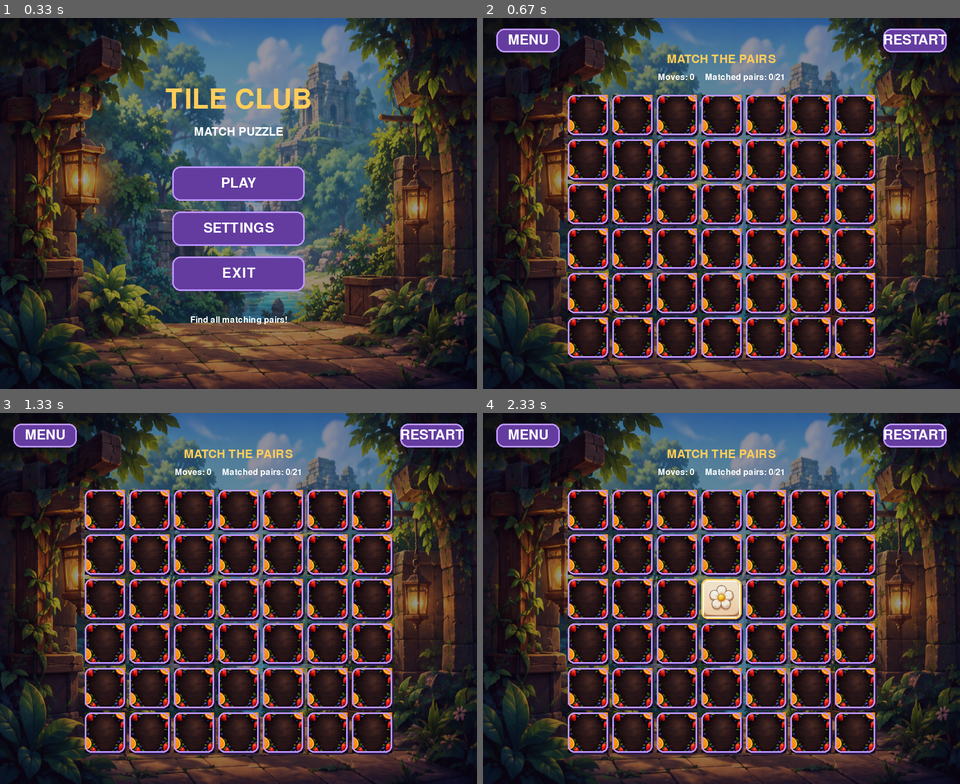
Above: before the commit, frames 1-4 (two rows, left to right).
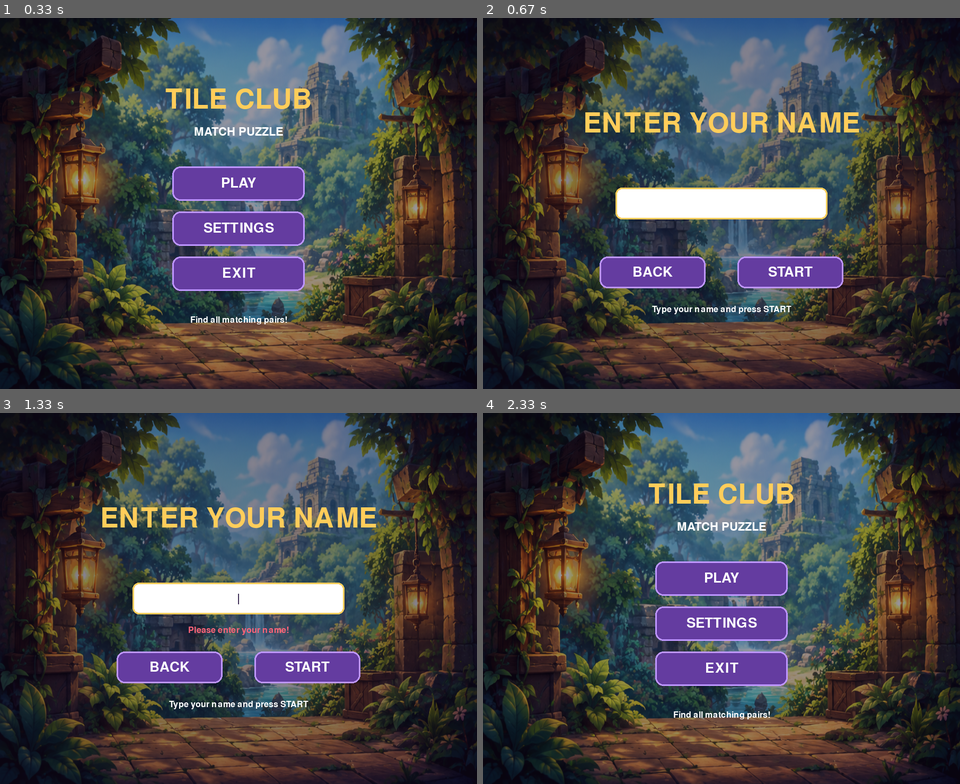
Above: after the commit, the same moments.

Repository: amiralimii/The-Club-PyGame
Game: pygame game, started from Main_code.py
Same seed, same stepped clock (60 frames per second), same inputs: the game is played once before the commit and once after it.
Inputs (mouse positions are in pixels of both pictures, inside the frame that each line leads up to):
- Up to frame 1 (0.33 s): no input
- Up to frame 2 (0.67 s): click "PLAY" at 0.38 s
- Up to frame 3 (1.33 s): press the mouse at (305, 668) at 0.7 s; move the mouse to (290, 672) at 0.8 s; release the mouse at (276, 676) at 0.93 s; tap Enter at 1 s
- Up to frame 4 (2.33 s): press the mouse at (721, 598) at 1.37 s; move the mouse to (697, 628) at 1.47 s; release the mouse at (673, 657) at 1.6 s; press the mouse at (654, 668) at 2.25 s

Frame 1 is identical in both runs. In frame 2, 42% of the frame differs, in the area x 2-98%, y 2-93%; in frame 3, 42%; in frame 4, 43%.

Commit message:
gif and player name was added

Diff:
--- a/Main_code.py
+++ b/Main_code.py
@@ -2,11 +2,9 @@
 import random
 import pygame
 pygame.init()
-
 WIDTH = 900
 HEIGHT = 700
 FPS = 60
-
 screen = pygame.display.set_mode((WIDTH, HEIGHT))
 pygame.display.set_caption("Tile Club - Match Puzzle")
 clock = pygame.time.Clock()
@@ -42,12 +40,10 @@
         print(f"Could not load image: {path}")
         print(error)
         return None
-background = load_image(
-    os.path.join(IMAGES_DIR, "background.png")
-)
-card_back = load_image(
-    os.path.join(TILES_DIR, "card_back.png")
-)
+
+background = load_image(os.path.join(IMAGES_DIR, "background.png"))
+card_back = load_image(os.path.join(TILES_DIR, "card_back.png"))
+
 TILE_FILES = [
     "tile_strawberry.png",
     "tile_grapes.png",
@@ -77,7 +73,6 @@
 for tile_id, filename in enumerate(TILE_FILES):
     image_path = os.path.join(TILES_DIR, filename)
     image = load_image(image_path)
-
     if image is not None:
         tile_images[tile_id] = image
 
@@ -85,24 +80,30 @@
 AUDIO_AVAILABLE = False
 music_enabled = False
 music_volume = 0.25
+
 try:
     if pygame.mixer.get_init() is None:
         pygame.mixer.init()
     AUDIO_AVAILABLE = True
 except pygame.error as error:
     print("Audio is unavailable:", error)
+
 def toggle_music():
     global music_enabled
+
     if not AUDIO_AVAILABLE:
         print("Audio is unavailable on this system.")
         return
+
     if music_enabled:
         pygame.mixer.music.stop()
         music_enabled = False
         return
+
     if not os.path.isfile(MUSIC_PATH):
         print("Music file not found:", MUSIC_PATH)
         return
+
     try:
         pygame.mixer.music.load(MUSIC_PATH)
         pygame.mixer.music.set_volume(music_volume)
@@ -111,45 +112,56 @@
     except pygame.error as error:
         music_enabled = False
         print("Music error:", error)
+
 def change_volume(value):
     global music_volume
     music_volume = max(0.0, min(1.0, value))
+
     if AUDIO_AVAILABLE:
         pygame.mixer.music.set_volume(music_volume)
+
 def draw_background():
     if background is not None:
-        image = pygame.transform.smoothscale(
-            background, (WIDTH, HEIGHT)
-        )
+        image = pygame.transform.smoothscale(background, (WIDTH, HEIGHT))
         screen.blit(image, (0, 0))
     else:
         screen.fill(BACKGROUND_COLOR)
+
 def draw_center_text(text, y, text_font, color=WHITE):
     surface = text_font.render(text, True, color)
     rect = surface.get_rect(center=(WIDTH // 2, y))
     screen.blit(surface, rect)
+
 def draw_button(rect, text, selected=False):
     color = GOLD if selected else PURPLE
     text_color = DARK_PURPLE if selected else WHITE
-    pygame.draw.rect(
-        screen, color, rect, border_radius=15
-    )
-    pygame.draw.rect(
-        screen, LIGHT_PURPLE, rect,
-        width=3, border_radius=15
-    )
+
+    pygame.draw.rect(screen, color, rect, border_radius=15)
+    pygame.draw.rect(screen, LIGHT_PURPLE, rect, width=3, border_radius=15)
+
     label = button_font.render(text, True, text_color)
     screen.blit(label, label.get_rect(center=rect.center))
+
 current_page = "menu"
+player_name = ""
+name_input = ""
+name_error = ""
+
 play_rect = pygame.Rect(325, 280, 250, 65)
 settings_rect = pygame.Rect(325, 365, 250, 65)
 exit_rect = pygame.Rect(325, 450, 250, 65)
 music_button_rect = pygame.Rect(300, 300, 300, 60)
 back_settings_rect = pygame.Rect(325, 480, 250, 60)
+back_name_rect = pygame.Rect(220, 450, 200, 60)
+start_game_rect = pygame.Rect(480, 450, 200, 60)
 back_game_rect = pygame.Rect(25, 20, 120, 45)
 restart_rect = pygame.Rect(755, 20, 120, 45)
 slider_rect = pygame.Rect(300, 410, 300, 10)
+name_input_rect = pygame.Rect(250, 320, 400, 60)
+
 slider_dragging = False
+name_input_active = True
+
 COLS = 7
 ROWS = 6
 CARD_SIZE = 76
@@ -158,6 +170,7 @@
 GRID_HEIGHT = ROWS * CARD_SIZE + (ROWS - 1) * GAP
 GRID_X = (WIDTH - GRID_WIDTH) // 2
 GRID_Y = 145
+
 cards = []
 first_card = None
 second_card = None
@@ -166,15 +179,19 @@
 game_over = False
 win_message = ""
 hide_timer = 0
+
 def create_deck():
     global cards
-    available_ids = list(tile_images.keys())
-    available_ids = available_ids[:21]
+
+    available_ids = list(tile_images.keys())[:21]
+
     if not available_ids:
         available_ids = list(range(21))
+
     deck = available_ids * 2
     random.shuffle(deck)
     cards = []
+
     for tile_id in deck:
         cards.append({
             "id": tile_id,
@@ -182,24 +199,21 @@
             "matched": False,
             "rect": pygame.Rect(0, 0, CARD_SIZE, CARD_SIZE),
         })
+
     position_cards()
+
 def position_cards():
     for index, card in enumerate(cards):
         row = index // COLS
         col = index % COLS
         x = GRID_X + col * (CARD_SIZE + GAP)
         y = GRID_Y + row * (CARD_SIZE + GAP)
-        card["rect"] = pygame.Rect(
-            x, y, CARD_SIZE, CARD_SIZE
-        )
+        card["rect"] = pygame.Rect(x, y, CARD_SIZE, CARD_SIZE)
+
 def restart_game():
-    global first_card
-    global second_card
-    global matched_pairs
-    global moves
-    global game_over
-    global win_message
-    global hide_timer
+    global first_card, second_card, matched_pairs
+    global moves, game_over, win_message, hide_timer
+
     first_card = None
     second_card = None
     matched_pairs = 0
@@ -207,124 +221,112 @@
     game_over = False
     win_message = ""
     hide_timer = 0
+
     create_deck()
+
 def draw_card(card):
     rect = card["rect"]
     shadow_rect = rect.move(3, 4)
-    pygame.draw.rect(
-        screen,
-        DARK_PURPLE,
-        shadow_rect,
-        border_radius=12,
-    )
+
+    pygame.draw.rect(screen, DARK_PURPLE, shadow_rect, border_radius=12)
+
     if card["revealed"] or card["matched"]:
-        pygame.draw.rect(
-            screen,
-            WHITE,
-            rect,
-            border_radius=12,
-        )
+        pygame.draw.rect(screen, WHITE, rect, border_radius=12)
+
         image = tile_images.get(card["id"])
+
         if image is not None:
             picture = pygame.transform.smoothscale(
-                image,
-                (CARD_SIZE - 10, CARD_SIZE - 10),
+                image, (CARD_SIZE - 10, CARD_SIZE - 10)
             )
-            screen.blit(
-                picture,
-                (rect.x + 5, rect.y + 5),
-            )
+            screen.blit(picture, (rect.x + 5, rect.y + 5))
         else:
-            label = font.render(
-                str(card["id"] + 1), True, DARK_PURPLE
-            )
-            screen.blit(
-                label,
-                label.get_rect(center=rect.center),
-            )
+            label = font.render(str(card["id"] + 1), True, DARK_PURPLE)
+            screen.blit(label, label.get_rect(center=rect.center))
+
         border_color = GREEN if card["matched"] else GOLD
     else:
         if card_back is not None:
             picture = pygame.transform.smoothscale(
-                card_back,
-                (CARD_SIZE, CARD_SIZE),
+                card_back, (CARD_SIZE, CARD_SIZE)
             )
             screen.blit(picture, rect.topleft)
         else:
-            pygame.draw.rect(
-                screen,
-                PURPLE,
-                rect,
-                border_radius=12,
-            )
-            pygame.draw.circle(
-                screen,
-                GOLD,
-                rect.center,
-                13,
-                width=3,
-            )
+            pygame.draw.rect(screen, PURPLE, rect, border_radius=12)
+            pygame.draw.circle(screen, GOLD, rect.center, 13, width=3)
+
         border_color = LIGHT_PURPLE
+
+    pygame.draw.rect(
+        screen, border_color, rect, width=3, border_radius=12
+    )
+
+def draw_menu():
+    draw_background()
+
+    overlay = pygame.Surface((WIDTH, HEIGHT), pygame.SRCALPHA)
+    overlay.fill((20, 10, 35, 110))
+    screen.blit(overlay, (0, 0))
+
+    draw_center_text("TILE CLUB", 155, title_font, GOLD)
+    draw_center_text("MATCH PUZZLE", 215, font, WHITE)
+
+    draw_button(play_rect, "PLAY")
+    draw_button(settings_rect, "SETTINGS")
+    draw_button(exit_rect, "EXIT")
+
+    draw_center_text("Find all matching pairs!", 570, small_font, WHITE)
+
+def draw_name_page():
+    draw_background()
+
+    overlay = pygame.Surface((WIDTH, HEIGHT), pygame.SRCALPHA)
+    overlay.fill((20, 10, 35, 130))
+    screen.blit(overlay, (0, 0))
+
+    draw_center_text("ENTER YOUR NAME", 200, title_font, GOLD)
+
+    pygame.draw.rect(screen, WHITE, name_input_rect, border_radius=12)
     pygame.draw.rect(
         screen,
-        border_color,
-        rect,
+        GOLD if name_input_active else LIGHT_PURPLE,
+        name_input_rect,
         width=3,
         border_radius=12,
     )
-def draw_menu():
-    draw_background()
-    overlay = pygame.Surface((WIDTH, HEIGHT), pygame.SRCALPHA)
-    overlay.fill((20, 10, 35, 110))
-    screen.blit(overlay, (0, 0))
-    draw_center_text(
-        "TILE CLUB",
-        155,
-        title_font,
-        GOLD,
-    )
-    draw_center_text(
-        "MATCH PUZZLE",
-        215,
-        font,
-        WHITE,
-    )
-    draw_button(play_rect, "PLAY")
-    draw_button(settings_rect, "SETTINGS")
-    draw_button(exit_rect, "EXIT")
-    draw_center_text(
-        "Find all matching pairs!",
-        570,
-        small_font,
-        WHITE,
-    )
+
+    displayed_name = name_input
+
+    if name_input_active and pygame.time.get_ticks() % 1000 < 500:
+        displayed_name += "|"
+
+    name_surface = font.render(displayed_name, True, DARK_PURPLE)
+    screen.blit(name_surface, name_surface.get_rect(center=name_input_rect.center))
+
+    draw_button(back_name_rect, "BACK")
+    draw_button(start_game_rect, "START")
+
+    if name_error:
+        draw_center_text(name_error, 410, small_font, RED)
+
+    draw_center_text("Type your name and press START", 550, small_font, WHITE)
+
 def draw_settings():
     draw_background()
+
     overlay = pygame.Surface((WIDTH, HEIGHT), pygame.SRCALPHA)
     overlay.fill((20, 10, 35, 130))
     screen.blit(overlay, (0, 0))
-    draw_center_text(
-        "SETTINGS",
-        175,
-        title_font,
-        GOLD,
-    )
-    music_text = (
-        "MUSIC: ON" if music_enabled else "MUSIC: OFF"
-    )
+
+    draw_center_text("SETTINGS", 175, title_font, GOLD)
+
+    music_text = "MUSIC: ON" if music_enabled else "MUSIC: OFF"
     draw_button(music_button_rect, music_text)
-    draw_center_text(
-        "Music Volume",
-        385,
-        font,
-        WHITE,
-    )
-    pygame.draw.rect(
-        screen,
-        GRAY,
-        slider_rect,
-        border_radius=6,
-    )
+
+    draw_center_text("Music Volume", 385, font, WHITE)
+
+    pygame.draw.rect(screen, GRAY, slider_rect, border_radius=6)
+
     filled_width = int(slider_rect.width * music_volume)
     filled_rect = pygame.Rect(
         slider_rect.x,
@@ -332,136 +334,154 @@
         filled_width,
         slider_rect.height,
     )
-    pygame.draw.rect(
-        screen,
-        GOLD,
-        filled_rect,
-        border_radius=6,
-    )
-    knob_x = slider_rect.x + int(
-        slider_rect.width * music_volume
-    )
-    pygame.draw.circle(
-        screen,
-        WHITE,
-        (knob_x, slider_rect.centery),
-        13,
-    )
+    pygame.draw.rect(screen, GOLD, filled_rect, border_radius=6)
+
+    knob_x = slider_rect.x + int(slider_rect.width * music_volume)
+    pygame.draw.circle(screen, WHITE, (knob_x, slider_rect.centery), 13)
+
     volume_percent = int(music_volume * 100)
+    draw_center_text(f"{volume_percent}%", 445, small_font, WHITE)
+    draw_button(back_settings_rect, "BACK")
+
+def update_volume_from_mouse(mouse_x):
+    value = (mouse_x - slider_rect.x) / slider_rect.width
+    change_volume(value)
+
+def draw_game():
+    draw_background()
+
+    overlay = pygame.Surface((WIDTH, HEIGHT), pygame.SRCALPHA)
+    overlay.fill((20, 10, 35, 115))
+    screen.blit(overlay, (0, 0))
+
+    draw_button(back_game_rect, "MENU")
+    draw_button(restart_rect, "RESTART")
+
+    draw_center_text("MATCH THE PAIRS", 78, font, GOLD)
     draw_center_text(
-        f"{volume_percent}%",
-        445,
+        f"Player: {player_name}",
+        105,
         small_font,
         WHITE,
     )
-    draw_button(back_settings_rect, "BACK")
-def update_volume_from_mouse(mouse_x):
-    value = (
-        mouse_x - slider_rect.x
-    ) / slider_rect.width
-    change_volume(value)
-def draw_game():
-    draw_background()
-    overlay = pygame.Surface((WIDTH, HEIGHT), pygame.SRCALPHA)
-    overlay.fill((20, 10, 35, 115))
-    screen.blit(overlay, (0, 0))
-    draw_button(back_game_rect, "MENU")
-    draw_button(restart_rect, "RESTART")
     draw_center_text(
-        "MATCH THE PAIRS",
-        78,
-        font,
-        GOLD,
-    )
-    status = f"Moves: {moves}     Matched pairs: {matched_pairs}/21"
-    draw_center_text(
-        status,
-        112,
+        f"Moves: {moves}     Matched pairs: {matched_pairs}/21",
+        130,
         small_font,
         WHITE,
     )
+
     for card in cards:
         draw_card(card)
+
     if game_over:
         panel = pygame.Rect(220, 285, 460, 130)
+
+        pygame.draw.rect(screen, DARK_PURPLE, panel, border_radius=20)
         pygame.draw.rect(
-            screen,
-            DARK_PURPLE,
-            panel,
-            border_radius=20,
+            screen, GOLD, panel, width=3, border_radius=20
         )
-        pygame.draw.rect(
-            screen,
-            GOLD,
-            panel,
-            width=3,
-            border_radius=20,
-        )
-        draw_center_text(
-            win_message,
-            330,
-            title_font,
-            GOLD,
-        )
-        draw_center_text(
-            f"Total moves: {moves}",
-            375,
-            font,
-            WHITE,
-        )
+
+        draw_center_text(win_message, 330, title_font, GOLD)
+        draw_center_text(f"Total moves: {moves}", 375, font, WHITE)
+
 def handle_card_click(mouse_pos):
-    global first_card
-    global second_card
-    global moves
-    global hide_timer
-    global game_over
-    global win_message
+    global first_card, second_card, moves
+    global hide_timer, game_over, win_message, matched_pairs
+
     if game_over:
         return
+
     if first_card is not None and second_card is not None:
         return
+
     for card in cards:
         if not card["rect"].collidepoint(mouse_pos):
             continue
+
         if card["revealed"] or card["matched"]:
             return
+
         card["revealed"] = True
+
         if first_card is None:
             first_card = card
         else:
             second_card = card
             moves += 1
+
             if first_card["id"] == second_card["id"]:
                 first_card["matched"] = True
                 second_card["matched"] = True
+
                 first_card = None
                 second_card = None
-                global matched_pairs
                 matched_pairs += 1
+
                 if matched_pairs == 21:
                     game_over = True
                     win_message = "YOU WIN!"
             else:
                 hide_timer = pygame.time.get_ticks() + 800
-        return
+
+        return
+
+def start_named_game():
+    global player_name, name_error, current_page
+
+    cleaned_name = name_input.strip()
+
+    if not cleaned_name:
+        name_error = "Please enter your name!"
+        return
+
+    player_name = cleaned_name
+    name_error = ""
+    restart_game()
+    current_page = "game"
+
 restart_game()
 running = True
+
 while running:
     clock.tick(FPS)
     mouse_pos = pygame.mouse.get_pos()
+
     for event in pygame.event.get():
         if event.type == pygame.QUIT:
             running = False
+
+        elif event.type == pygame.KEYDOWN:
+            if current_page == "name":
+                if event.key == pygame.K_RETURN:
+                    start_named_game()
+                elif event.key == pygame.K_BACKSPACE:
+                    name_input = name_input[:-1]
+                elif event.unicode.isprintable() and len(name_input) < 24:
+                    name_input += event.unicode
+                    name_error = ""
+
         elif event.type == pygame.MOUSEBUTTONDOWN:
             if event.button == 1:
                 if current_page == "menu":
                     if play_rect.collidepoint(mouse_pos):
-                        restart_game()
-                        current_page = "game"
+                        name_input = ""
+                        name_error = ""
+                        name_input_active = True
+                        current_page = "name"
                     elif settings_rect.collidepoint(mouse_pos):
                         current_page = "settings"
                     elif exit_rect.collidepoint(mouse_pos):
                         running = False
+
+                elif current_page == "name":
+                    if name_input_rect.collidepoint(mouse_pos):
+                        name_input_active = True
+                    elif start_game_rect.collidepoint(mouse_pos):
+                        start_named_game()
+                    elif back_name_rect.collidepoint(mouse_pos):
+                        current_page = "menu"
+
                 elif current_page == "settings":
                     if music_button_rect.collidepoint(mouse_pos):
                         toggle_music()
@@ -470,6 +490,7 @@
                     elif slider_rect.inflate(0, 25).collidepoint(mouse_pos):
                         slider_dragging = True
                         update_volume_from_mouse(mouse_pos[0])
+
                 elif current_page == "game":
                     if back_game_rect.collidepoint(mouse_pos):
                         current_page = "menu"
@@ -477,12 +498,15 @@
                         restart_game()
                     else:
                         handle_card_click(mouse_pos)
+
         elif event.type == pygame.MOUSEBUTTONUP:
             if event.button == 1:
                 slider_dragging = False
+
         elif event.type == pygame.MOUSEMOTION:
             if current_page == "settings" and slider_dragging:
                 update_volume_from_mouse(mouse_pos[0])
+
     if (
         first_card is not None
         and second_card is not None
@@ -494,11 +518,16 @@
         first_card = None
         second_card = None
         hide_timer = 0
+
     if current_page == "menu":
         draw_menu()
+    elif current_page == "name":
+        draw_name_page()
     elif current_page == "settings":
         draw_settings()
     elif current_page == "game":
         draw_game()
+
     pygame.display.flip()
+
 pygame.quit()
Binary file added: Assets/extra_file/Game_Play.gif
Not shown, changed: Readme.md
Not shown, removed: Assets/Video.mp4
Not shown, removed: Assets/extra_file/Video.mp4
